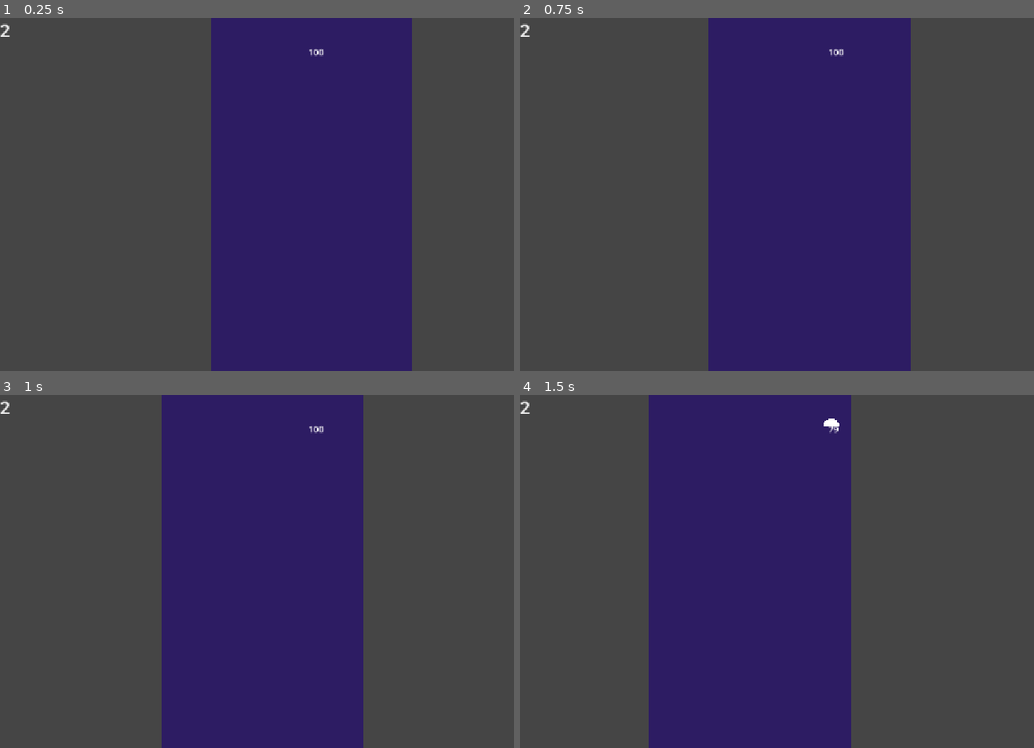
Above: before the commit, frames 1-4 (two rows, left to right).
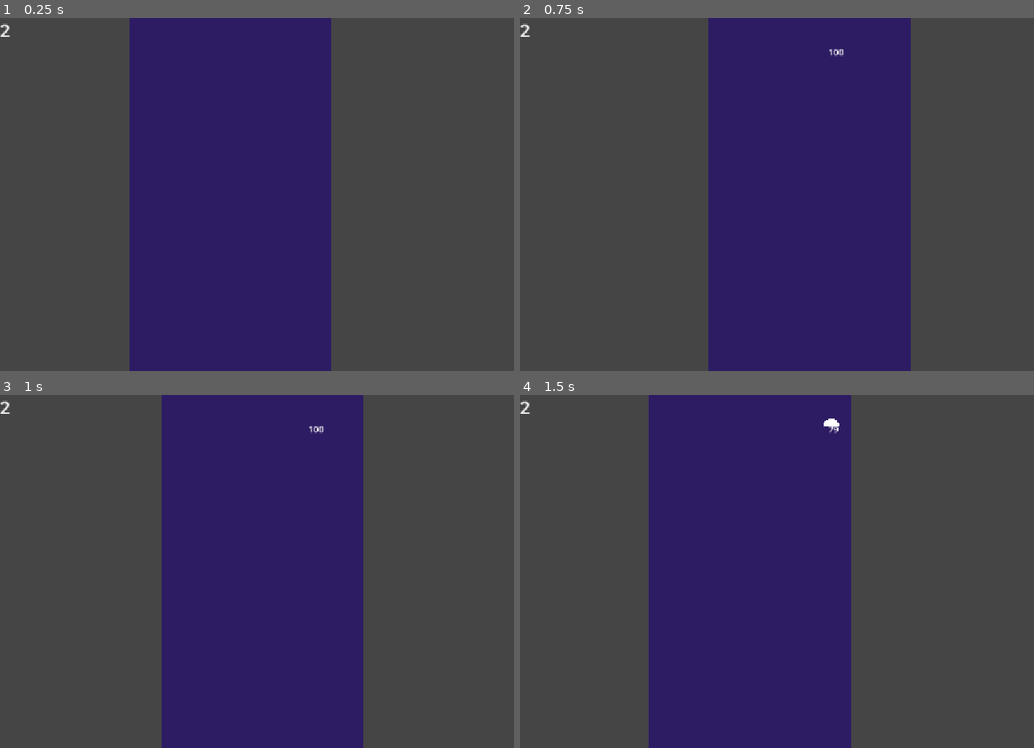
Above: after the commit, the same moments.

Repository: crissoll/Fail-Safe-Game-Jam
Game: Godot game, scene res://scenes/main.tscn
Two runs of this game, one before a commit and one after it. Both use one fixed random seed, a clock stepped at 60 frames per second and the inputs below. Before the commit the project starts from res://scenes/levels/basic_level.tscn.
Inputs:
- Up to frame 1 (0.25 s): no input
- Up to frame 2 (0.75 s): tap Enter (reset_level) at 0.5 s; hold D (right) from 0.53 s (still down); tap Space (switch_dimension) at 0.6 s
- Up to frame 3 (1 s): keep holding D (right)
- Up to frame 4 (1.5 s): release D (right) at 1.28 s; hold Up (slow_down) from 1.28 s (still down); tap Space (switch_dimension) at 1.35 s

The runs differ from the first frame. In frame 1, 32% of the frame differs, in the area x 25-81%, y 0-100%; in frame 2, nothing differs; in frame 3, nothing differs; in frame 4, nothing differs.

Commit message:
Separated level from main logic

Diff:
--- a/first-prototype----dropper-/scenes/levels/basic_level.tscn
+++ b/first-prototype----dropper-/scenes/levels/basic_level.tscn
@@ -1,93 +1,71 @@
-[gd_scene format=4 uid="uid://cxcjo8nolsj38"]
+[gd_scene format=4 uid="uid://f80vs5rbluqx"]
 
-[ext_resource type="PackedScene" uid="uid://bof75kl6wli8e" path="res://scenes/game-objects/pause_menu.tscn" id="1_1ak8g"]
-[ext_resource type="PackedScene" uid="uid://r7k1qw2pa4l7" path="res://scenes/player.tscn" id="1_m3wy8"]
 [ext_resource type="PackedScene" uid="uid://boiq8madn315w" path="res://scenes/game-objects/obstacle.tscn" id="2_0e48y"]
 [ext_resource type="PackedScene" uid="uid://ds6067ev8qkh7" path="res://scenes/levels/empty_level.tscn" id="3_56njm"]
-[ext_resource type="Script" uid="uid://dvu8e3616qcd1" path="res://scripts/autoloads/game_manager.gd" id="4_kuyue"]
 [ext_resource type="TileSet" uid="uid://drk1jqq2sjpsv" path="res://resources/obstacles_tile_set.tres" id="5_m7iyv"]
 [ext_resource type="Script" uid="uid://cxm3gc2desgsl" path="res://scripts/classes/move_component.gd" id="7_1ak8g"]
 
-[sub_resource type="LabelSettings" id="LabelSettings_4tl2j"]
-font_size = 32
+[node name="Level" type="Node2D" unique_id=350627010]
 
-[node name="BasicLevel" type="Node2D" unique_id=1478944514]
-
-[node name="GameManager" type="Node2D" parent="." unique_id=326495801]
-script = ExtResource("4_kuyue")
-
-[node name="player" parent="." unique_id=440862904 node_paths=PackedStringArray("health_label") instance=ExtResource("1_m3wy8")]
-position = Vector2(149, 33)
-camera_change_speed = 600.0
-health_label = NodePath("../CanvasLayer/HealthLabel")
-
-[node name="CanvasLayer" parent="." unique_id=1674361281 instance=ExtResource("1_1ak8g")]
-
-[node name="HealthLabel" type="Label" parent="CanvasLayer" unique_id=1243938716]
-offset_right = 40.0
-offset_bottom = 23.0
-label_settings = SubResource("LabelSettings_4tl2j")
-
-[node name="EmptyLevel" parent="." unique_id=2117120648 node_paths=PackedStringArray("player") instance=ExtResource("3_56njm")]
+[node name="EmptyLevel" parent="." unique_id=2117120648 instance=ExtResource("3_56njm")]
 width = 372.615
 height = 1290.0
-player = NodePath("../player")
 
-[node name="Obstacles" type="TileMapLayer" parent="." unique_id=1618841191]
+[node name="Obstacles" type="TileMapLayer" parent="EmptyLevel" unique_id=1679749912]
 tile_map_data = PackedByteArray("AAABAA8AAgAAAAAAAQD+/x8AAgAAAAAAAQD7/xsAAAAAAAAAAQD8/xsAAAAAAAAAAQD8/xoAAAAAAAAAAQD9/x …(1104 unchanged characters)…
 tile_set = ExtResource("5_m7iyv")
 
-[node name="obstacles" type="Node2D" parent="." unique_id=1045298879]
+[node name="obstacles" type="Node2D" parent="EmptyLevel" unique_id=1516684180]
 position = Vector2(-151, -156)
 
-[node name="obstacle" parent="obstacles" unique_id=1329070235 instance=ExtResource("2_0e48y")]
+[node name="obstacle" parent="EmptyLevel/obstacles" unique_id=1118835633 instance=ExtResource("2_0e48y")]
 position = Vector2(18, 135)
 
-[node name="obstacle2" parent="obstacles" unique_id=1093625297 instance=ExtResource("2_0e48y")]
+[node name="obstacle2" parent="EmptyLevel/obstacles" unique_id=244827808 instance=ExtResource("2_0e48y")]
 position = Vector2(248, 332.00003)
 scale = Vector2(5.014598, 1.521738)
 
-[node name="MoveTowardTargetComponent" type="Node2D" parent="obstacles/obstacle2" unique_id=2134719555 node_paths=PackedStringArray("target")]
+[node name="MoveTowardTargetComponent" type="Node2D" parent="EmptyLevel/obstacles/obstacle2" unique_id=1298483032 node_paths=PackedStringArray("target")]
 script = ExtResource("7_1ak8g")
 target = NodePath("Target")
 metadata/_custom_type_script = "uid://cxm3gc2desgsl"
 
-[node name="Target" type="Node2D" parent="obstacles/obstacle2/MoveTowardTargetComponent" unique_id=1141123725]
+[node name="Target" type="Node2D" parent="EmptyLevel/obstacles/obstacle2/MoveTowardTargetComponent" unique_id=2083420242]
 position = Vector2(-44.27075, -22.342896)
 scale = Vector2(0.19941783, 0.65714335)
 
-[node name="obstacle3" parent="obstacles" unique_id=1866614278 instance=ExtResource("2_0e48y")]
+[node name="obstacle3" parent="EmptyLevel/obstacles" unique_id=593364861 instance=ExtResource("2_0e48y")]
 position = Vector2(68.999985, 408)
 scale = Vector2(5.014598, 1.521738)
 
-[node name="obstacle4" parent="obstacles" unique_id=730771513 instance=ExtResource("2_0e48y")]
+[node name="obstacle4" parent="EmptyLevel/obstacles" unique_id=1323312723 instance=ExtResource("2_0e48y")]
 position = Vector2(245, 503.00003)
 scale = Vector2(5.014598, 1.521738)
 
-[node name="obstacle5" parent="obstacles" unique_id=1399169903 instance=ExtResource("2_0e48y")]
+[node name="obstacle5" parent="EmptyLevel/obstacles" unique_id=1546404022 instance=ExtResource("2_0e48y")]
 position = Vector2(77.99997, 684)
 scale = Vector2(5.014598, 1.521738)
 
-[node name="obstacle6" parent="obstacles" unique_id=529170945 instance=ExtResource("2_0e48y")]
+[node name="obstacle6" parent="EmptyLevel/obstacles" unique_id=1640201930 instance=ExtResource("2_0e48y")]
 position = Vector2(257, 800.00006)
 scale = Vector2(5.014598, 1.521738)
 
-[node name="obstacle7" parent="obstacles" unique_id=706114660 instance=ExtResource("2_0e48y")]
+[node name="obstacle7" parent="EmptyLevel/obstacles" unique_id=1719727455 instance=ExtResource("2_0e48y")]
 position = Vector2(82.999985, 936.00006)
 scale = Vector2(5.014598, 1.521738)
 
-[node name="obstacle8" parent="obstacles" unique_id=2048784173 instance=ExtResource("2_0e48y")]
+[node name="obstacle8" parent="EmptyLevel/obstacles" unique_id=2060222284 instance=ExtResource("2_0e48y")]
 position = Vector2(117, 1089)
 scale = Vector2(5.014598, 1.521738)
 
-[node name="obstacle9" parent="obstacles" unique_id=805563233 instance=ExtResource("2_0e48y")]
+[node name="obstacle9" parent="EmptyLevel/obstacles" unique_id=259527493 instance=ExtResource("2_0e48y")]
 position = Vector2(239, 1324)
 scale = Vector2(5.014598, 1.521738)
 
-[node name="obstacle10" parent="obstacles" unique_id=503316536 instance=ExtResource("2_0e48y")]
+[node name="obstacle10" parent="EmptyLevel/obstacles" unique_id=1205441019 instance=ExtResource("2_0e48y")]
 position = Vector2(81.99997, 1430.0001)
 scale = Vector2(5.014598, 1.521738)
 
-[node name="obstacle11" parent="obstacles" unique_id=116788389 instance=ExtResource("2_0e48y")]
+[node name="obstacle11" parent="EmptyLevel/obstacles" unique_id=494123716 instance=ExtResource("2_0e48y")]
 position = Vector2(238.00002, 1478.0001)
 scale = Vector2(5.014598, 1.521738)
--- a/first-prototype----dropper-/scenes/levels/empty_level.tscn
+++ b/first-prototype----dropper-/scenes/levels/empty_level.tscn
@@ -1,6 +1,6 @@
 [gd_scene format=3 uid="uid://ds6067ev8qkh7"]
 
-[ext_resource type="Script" uid="uid://lb7lilwrqt06" path="res://scripts/classes/level.gd" id="1_h2s0c"]
+[ext_resource type="Script" uid="uid://lb7lilwrqt06" path="res://scripts/classes/level_boundaries.gd" id="1_h2s0c"]
 [ext_resource type="Script" uid="uid://co0gxbvtwug1x" path="res://scripts/classes/player_flip_area.gd" id="2_jdsy5"]
 [ext_resource type="Script" uid="uid://cikl756ql5glf" path="res://scripts/classes/obstacle.gd" id="3_1yjtr"]
 [ext_resource type="PackedScene" uid="uid://boiq8madn315w" path="res://scenes/game-objects/obstacle.tscn" id="3_jdsy5"]
--- /dev/null
+++ b/first-prototype----dropper-/scenes/main.tscn
@@ -0,0 +1,29 @@
+[gd_scene format=3 uid="uid://cxcjo8nolsj38"]
+
+[ext_resource type="Script" uid="uid://dvu8e3616qcd1" path="res://scripts/autoloads/game_manager.gd" id="1_o6xl0"]
+[ext_resource type="PackedScene" uid="uid://r7k1qw2pa4l7" path="res://scenes/player.tscn" id="2_tipki"]
+[ext_resource type="PackedScene" uid="uid://bof75kl6wli8e" path="res://scenes/game-objects/pause_menu.tscn" id="3_85g3d"]
+[ext_resource type="PackedScene" uid="uid://f80vs5rbluqx" path="res://scenes/levels/basic_level.tscn" id="4_jyhfs"]
+
+[sub_resource type="LabelSettings" id="LabelSettings_4tl2j"]
+font_size = 32
+
+[node name="Main" type="Node2D" unique_id=1478944514]
+
+[node name="GameManager" type="Node2D" parent="." unique_id=326495801 node_paths=PackedStringArray("player")]
+script = ExtResource("1_o6xl0")
+player = NodePath("../player")
+
+[node name="player" parent="." unique_id=440862904 node_paths=PackedStringArray("health_label") instance=ExtResource("2_tipki")]
+position = Vector2(149, 33)
+camera_change_speed = 600.0
+health_label = NodePath("../CanvasLayer/HealthLabel")
+
+[node name="CanvasLayer" parent="." unique_id=1674361281 instance=ExtResource("3_85g3d")]
+
+[node name="HealthLabel" type="Label" parent="CanvasLayer" unique_id=1243938716]
+offset_right = 40.0
+offset_bottom = 23.0
+label_settings = SubResource("LabelSettings_4tl2j")
+
+[node name="Level" parent="." unique_id=350627010 instance=ExtResource("4_jyhfs")]
--- a/first-prototype----dropper-/scripts/autoloads/game_manager.gd
+++ b/first-prototype----dropper-/scripts/autoloads/game_manager.gd
@@ -1,8 +1,3 @@
 extends Node
 
-func _ready() -> void:
-	pass
-
-
-func _process(delta: float) -> void:
-	pass
+@export var player: Player
--- a/first-prototype----dropper-/scripts/classes/level.gd
+++ b/first-prototype----dropper-/scripts/classes/level_boundaries.gd
@@ -1,6 +1,6 @@
 @tool
 
-class_name Level
+class_name LevelBoundaries
 extends Node2D
 
 @onready var spawn_marker: Marker2D = $SpawnMarker
@@ -27,16 +27,15 @@
 			await ready
 		flip_player_area.position.y = height
 
-@export_category("Nodes")
-@export var player: Player
 
 func _ready() -> void:
 	if Engine.is_editor_hint():
 		width = width
 		height = height
 		return
-	player.spawn_pos = spawn_marker.position
-	player.reset()
+	await GameManager.ready
+	GameManager.player.spawn_pos = spawn_marker.global_position
+	GameManager.player.reset()
 
 
 
Renamed: first-prototype----dropper-/scripts/classes/level.gd.uid -> first-prototype----dropper-/scripts/classes/level_boundaries.gd.uid
